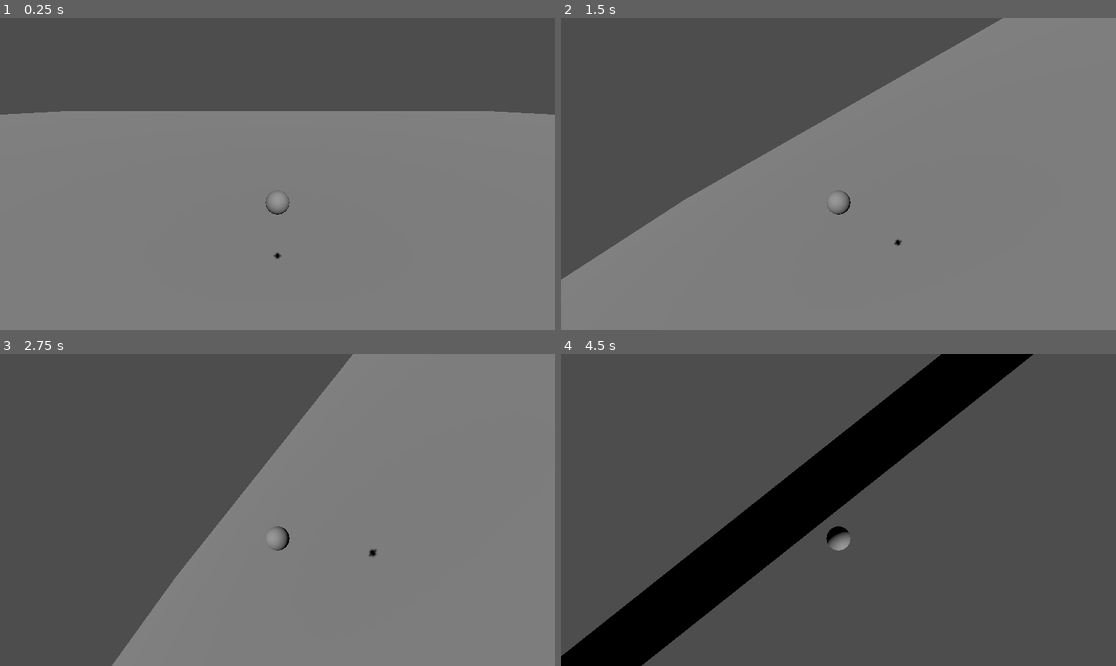
Above: before the commit, frames 1-4 (two rows, left to right).
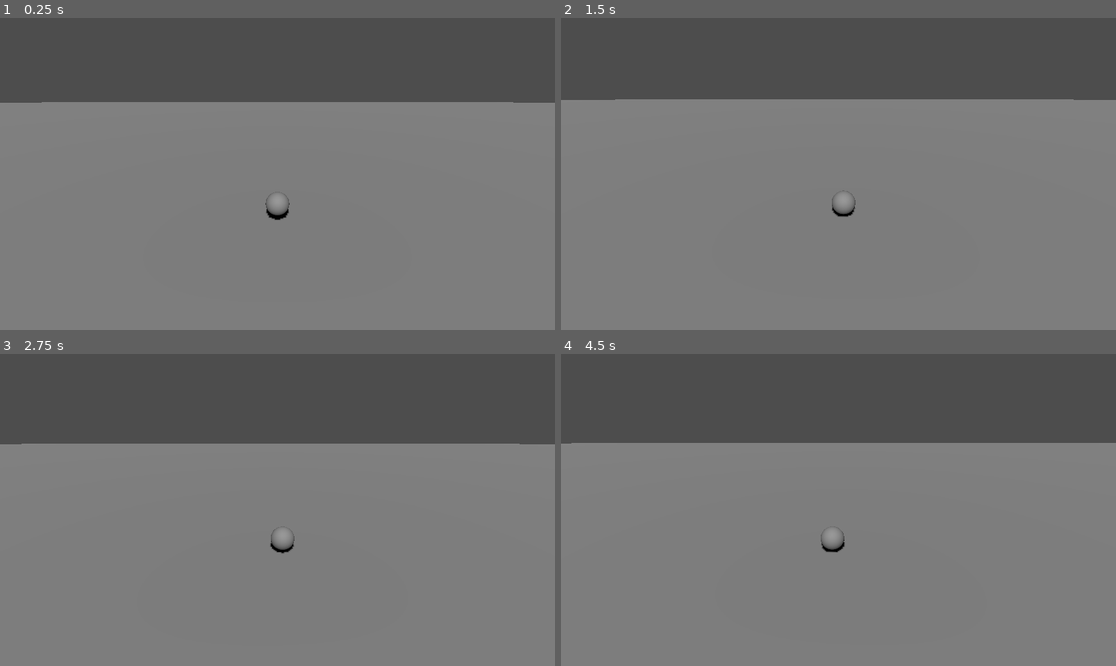
Above: after the commit, the same moments.

Repository: ericso/katamari-clone-spike
Game: Godot game, scene res://main.tscn
Same seed, same stepped clock (60 frames per second), same inputs: the game is played once before the commit and once after it.
Inputs (mouse positions are in pixels of both pictures, inside the frame that each line leads up to):
- Up to frame 1 (0.25 s): no input
- Up to frame 2 (1.5 s): tap Enter at 0.5 s; move the mouse to (960, 158) at 0.52 s; hold D (move_right) 0.53-1.25 s; tap Space (jump) at 0.6, 0.77, 1.07 s; click (960, 158) at 0.67 s; drag from (727, 189) to (810, 236) at 1.27 s
- Up to frame 3 (2.75 s): move the mouse to (333, 441) at 2.02 s; hold D (move_right) from 2.03 s (still down); tap Space (jump) at 2.1 s; click (333, 441) at 2.17 s
- Up to frame 4 (4.5 s): release D (move_right) at 2.75 s; drag from (810, 572) to (672, 463) at 2.77 s; move the mouse to (1005, 556) at 3.52 s; hold A (move_left) 3.53-4.25 s; tap Space (jump) at 3.6, 3.77, 4.07 s; click (1005, 556) at 3.67 s; tap Escape (ui_cancel) at 4.15 s; drag from (672, 463) to (755, 432) at 4.27 s

The runs differ from the first frame. In frame 1, 3.1% of the frame differs, in the area x 0-100%, y 26-78%; in frame 2, 24%; in frame 3, 38%; in frame 4, 76%, in the area x 0-100%, y 0-100%.

Commit message:
camera follows ball, and ball movements relative to camera

Diff:
--- a/ball.gd
+++ b/ball.gd
@@ -1,9 +1,21 @@
 extends RigidBody3D
 
 @export var move_force := 10.0
-@export var jump_force := 5.0
+const CAMERA_RIG_NAME := "CameraRig" # Match your actual node name
+var max_angular_speed := 5.0
+
+var camera_rig: Node3D
+
+func _ready():
+	# Find CameraRig anywhere in the scene tree
+	camera_rig = get_tree().root.get_node("Main/CameraRig")  # Adjust path if needed
+	if camera_rig == null:
+		push_error("Could not find CameraRig!")
 
 func _physics_process(delta):
+	if camera_rig == null:
+		return
+
 	var input_dir = Vector3.ZERO
 	if Input.is_action_pressed("move_forward"):
 		input_dir.z -= 1
@@ -15,12 +27,22 @@
 		input_dir.x += 1
 
 	input_dir = input_dir.normalized()
+	if input_dir == Vector3.ZERO:
+		return
 
-	# Apply torque for rolling effect
-	if input_dir != Vector3.ZERO:
-		var torque = Vector3(input_dir.z, 0, -input_dir.x) * move_force
-		apply_torque_impulse(torque)
+	var cam_basis = camera_rig.global_transform.basis
+	var forward = -cam_basis.z
+	var right = cam_basis.x
 
-	# Optional jump
-	if Input.is_action_just_pressed("jump"):
-		apply_central_impulse(Vector3.UP * jump_force)
+	forward.y = 0
+	right.y = 0
+	forward = forward.normalized()
+	right = right.normalized()
+
+	var move_vec = (forward * input_dir.z + right * input_dir.x).normalized()
+	var torque = Vector3(move_vec.z, 0, -move_vec.x) * move_force
+	apply_torque_impulse(torque)
+
+	# Clamp spin
+	if angular_velocity.length() > max_angular_speed:
+		angular_velocity = angular_velocity.normalized() * max_angular_speed
--- a/ball.tscn
+++ b/ball.tscn
@@ -1,8 +1,6 @@
-[gd_scene load_steps=5 format=3 uid="uid://b2si5snpmegr6"]
+[gd_scene load_steps=4 format=3 uid="uid://b2si5snpmegr6"]
 
 [ext_resource type="Script" uid="uid://bjsp388o1qlkc" path="res://ball.gd" id="1_x8fbi"]
-
-[sub_resource type="PhysicsMaterial" id="PhysicsMaterial_x8fbi"]
 
 [sub_resource type="SphereShape3D" id="SphereShape3D_41u45"]
 
@@ -10,7 +8,6 @@
 
 [node name="Ball" type="RigidBody3D"]
 collision_mask = 6
-physics_material_override = SubResource("PhysicsMaterial_x8fbi")
 script = ExtResource("1_x8fbi")
 
 [node name="CollisionShape" type="CollisionShape3D" parent="."]
@@ -18,10 +15,3 @@
 
 [node name="MeshInstance3D" type="MeshInstance3D" parent="."]
 mesh = SubResource("SphereMesh_ktgx5")
-
-[node name="SpringArm" type="SpringArm3D" parent="."]
-transform = Transform3D(1, 0, 0, 0, 0.939693, 0.34202, 0, -0.34202, 0.939693, 0, 2, 2)
-spring_length = 6.0
-
-[node name="Camera" type="Camera3D" parent="SpringArm"]
-current = true
--- /dev/null
+++ b/camera_rig.gd
@@ -0,0 +1,48 @@
+extends Node3D
+
+@export var target_path: NodePath          # drag Ball here in the Inspector
+@export var sensitivity := 0.01
+@export var vertical_limit := 80.0         # degrees
+@export var follow_lerp := 10.0            # position smoothing
+
+@export var zoom_speed := 2.0
+@export var min_zoom := 2.0
+@export var max_zoom := 20.0
+
+@onready var spring_arm := $SpringArm
+
+var yaw := 0.0
+var pitch := 0.0
+var target: Node3D
+
+func _ready() -> void:
+	target = get_node(target_path)
+	Input.set_mouse_mode(Input.MOUSE_MODE_CAPTURED)
+
+func _unhandled_input(event: InputEvent) -> void:
+	if event is InputEventMouseMotion:
+		yaw   -= event.relative.x * sensitivity
+		pitch -= event.relative.y * sensitivity
+		pitch = clamp(pitch, -vertical_limit, vertical_limit)
+	elif event is InputEventMouseButton and event.button_index == MOUSE_BUTTON_WHEEL_UP and event.pressed:
+		spring_arm.spring_length = max(min_zoom, spring_arm.spring_length - zoom_speed)
+	elif event is InputEventMouseButton and event.button_index == MOUSE_BUTTON_WHEEL_DOWN and event.pressed:
+		spring_arm.spring_length = min(max_zoom, spring_arm.spring_length + zoom_speed)
+
+	# Optional: escape to toggle mouse mode
+	if event.is_action_pressed("ui_cancel"):
+		Input.set_mouse_mode(
+			Input.MOUSE_MODE_VISIBLE if Input.get_mouse_mode() == Input.MOUSE_MODE_CAPTURED
+			else Input.MOUSE_MODE_CAPTURED
+		)
+
+func _process(delta: float) -> void:
+	if not target:
+		return
+
+	# 1 – Follow POSITION only (no rotation inheritance)
+	var desired_pos = target.global_position
+	global_position = global_position.lerp(desired_pos, follow_lerp * delta)
+
+	# 2 – Apply our own yaw/pitch
+	rotation_degrees = Vector3(pitch, yaw, 0)
--- a/main.tscn
+++ b/main.tscn
@@ -1,6 +1,7 @@
-[gd_scene load_steps=4 format=3 uid="uid://bu3f7caahamu5"]
+[gd_scene load_steps=5 format=3 uid="uid://bu3f7caahamu5"]
 
 [ext_resource type="PackedScene" uid="uid://b2si5snpmegr6" path="res://ball.tscn" id="1_ig7tw"]
+[ext_resource type="Script" uid="uid://cqt2adrs30kiw" path="res://camera_rig.gd" id="2_0xm2m"]
 
 [sub_resource type="BoxShape3D" id="BoxShape3D_7dm0k"]
 size = Vector3(1000, 2, 1000)
@@ -26,4 +27,15 @@
 shadow_enabled = true
 
 [node name="Ball" parent="." instance=ExtResource("1_ig7tw")]
-transform = Transform3D(1, 0, 0, 0, 1, 0, 0, 0, 1, 0, 21, 0)
+transform = Transform3D(1, 0, 0, 0, 1, 0, 0, 0, 1, 0, 1, 0)
+
+[node name="CameraRig" type="Node3D" parent="."]
+script = ExtResource("2_0xm2m")
+target_path = NodePath("../Ball")
+
+[node name="SpringArm" type="SpringArm3D" parent="CameraRig"]
+transform = Transform3D(1, 0, 0, 0, 0.939693, 0.34202, 0, -0.34202, 0.939693, 0, 2, 2)
+spring_length = 6.0
+
+[node name="Camera" type="Camera3D" parent="CameraRig/SpringArm"]
+current = true
Not shown, added: camera_rig.gd.uid
